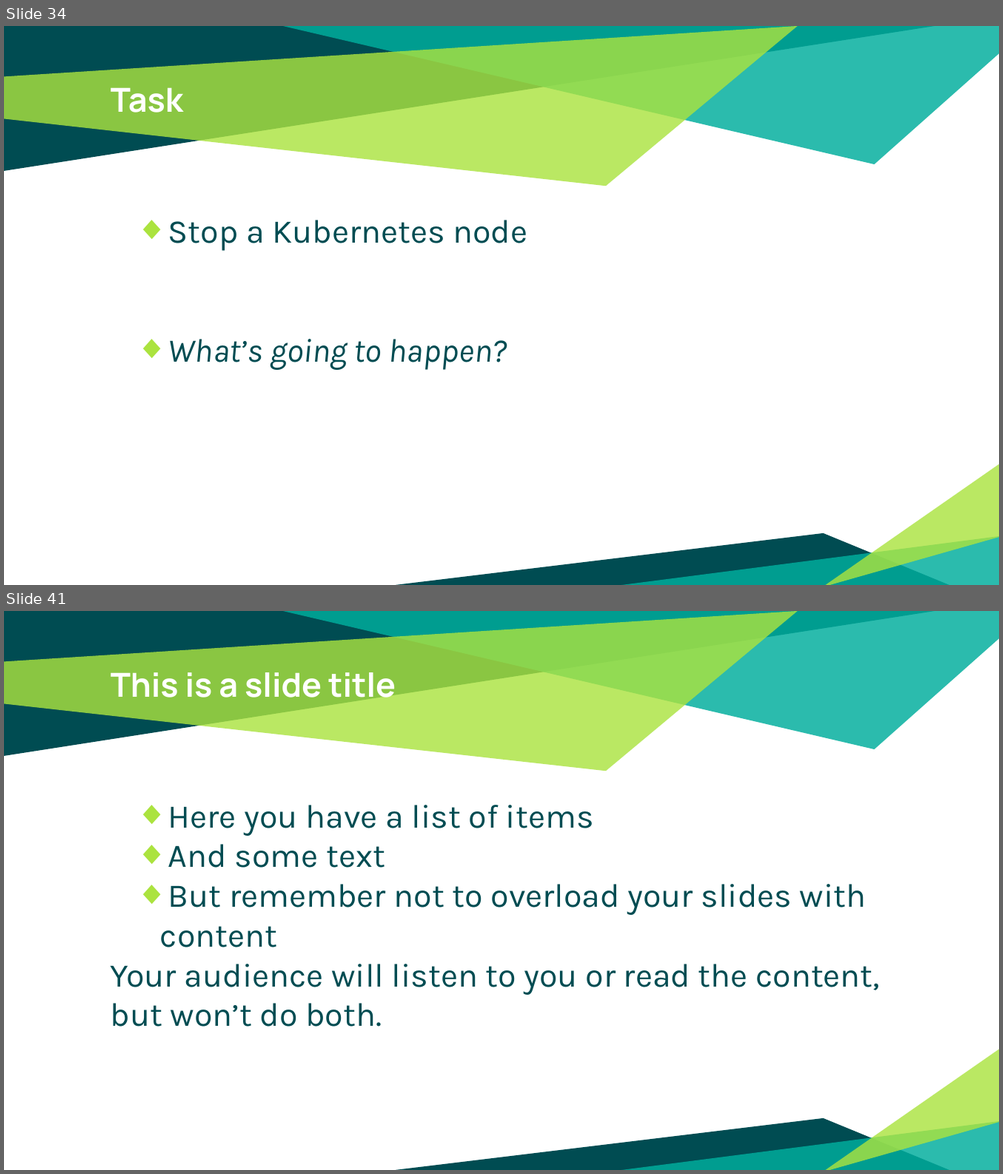
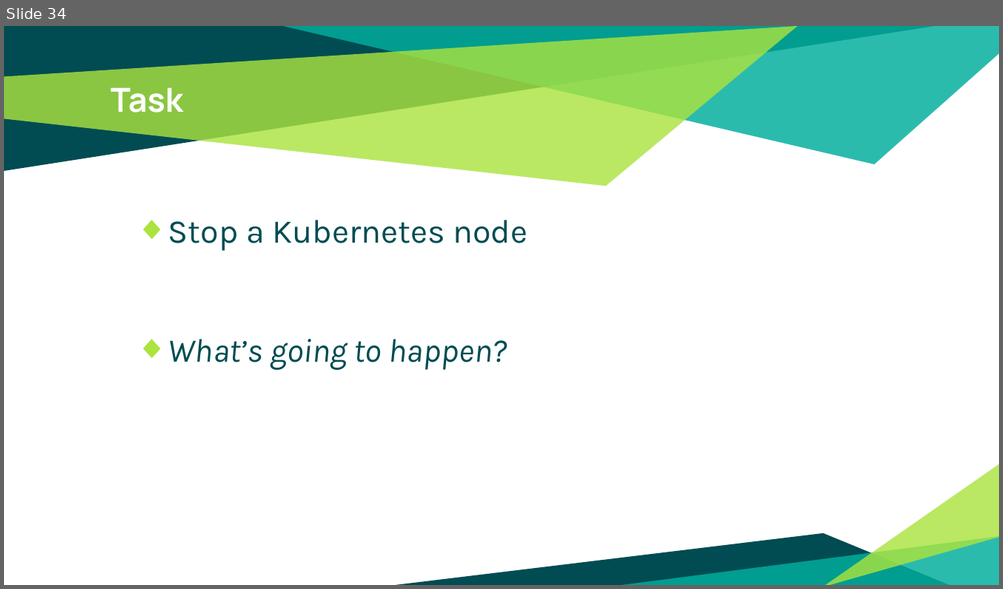
Before and after one commit to patrocinio/chaos-monkey-playing-ping-pong, a slide deck: Presentation/Kubernetes_resilience_bootcamp.pptx. Shown one above the other, each under a label of ours: slides 34 and 41 before the commit, slide 34 after it; the slides between them are not shown. The pictures are 1003x1174 and 1003x589 pixels, drawn with LibreOffice and Linux fonts; fonts in the diff are those of the drawing. Boxes give left, top, right and bottom in pixels: in the first picture for what was removed or moved away, otherwise in the second. Text is boxed around its words. In the diff, an @@ line names an element or a change of style, - is before the commit and + after.

```diff
--- a/Presentation/Kubernetes_resilience_bootcamp.pptx
+++ b/Presentation/Kubernetes_resilience_bootcamp.pptx
@@ slide 41 removed at <box>4,611,999,1170</box>, background #FFFFFF; not listed: 6 template elements that a slide beside it also shows @@
@@ title removed at <box>111,672,395,706</box> @@
-This is a slide title
@@ text removed at <box>111,805,879,1027</box> @@
-◆ Here you have a list of items
-◆ And some text
-◆ But remember not to overload your slides with content
-Your audience will listen to you or read the content, but won’t do both.
```
Also in this commit, not shown: 2 slides changed, 2 slides added, 24 other slides removed, 2 other files.
